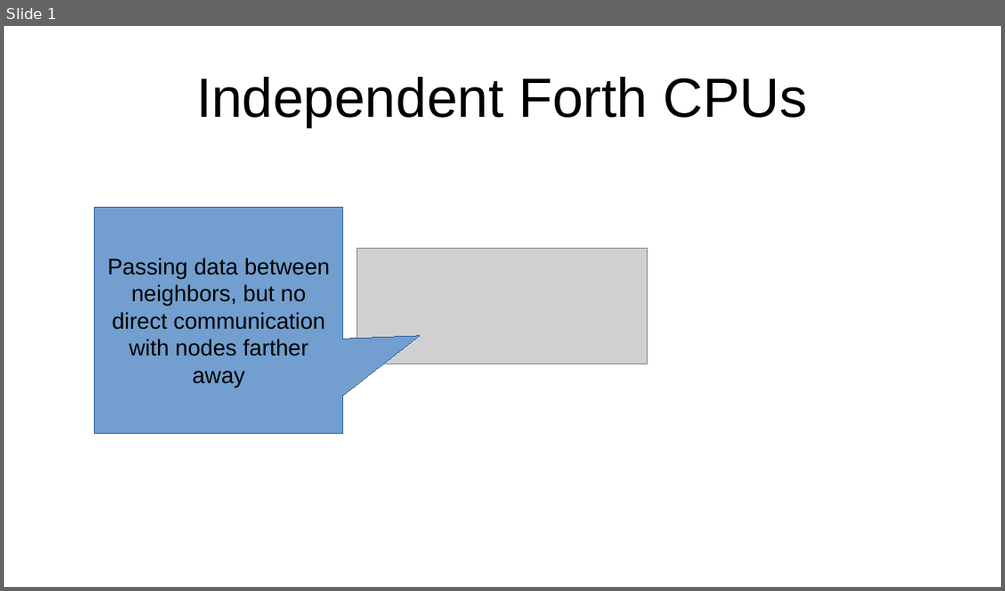
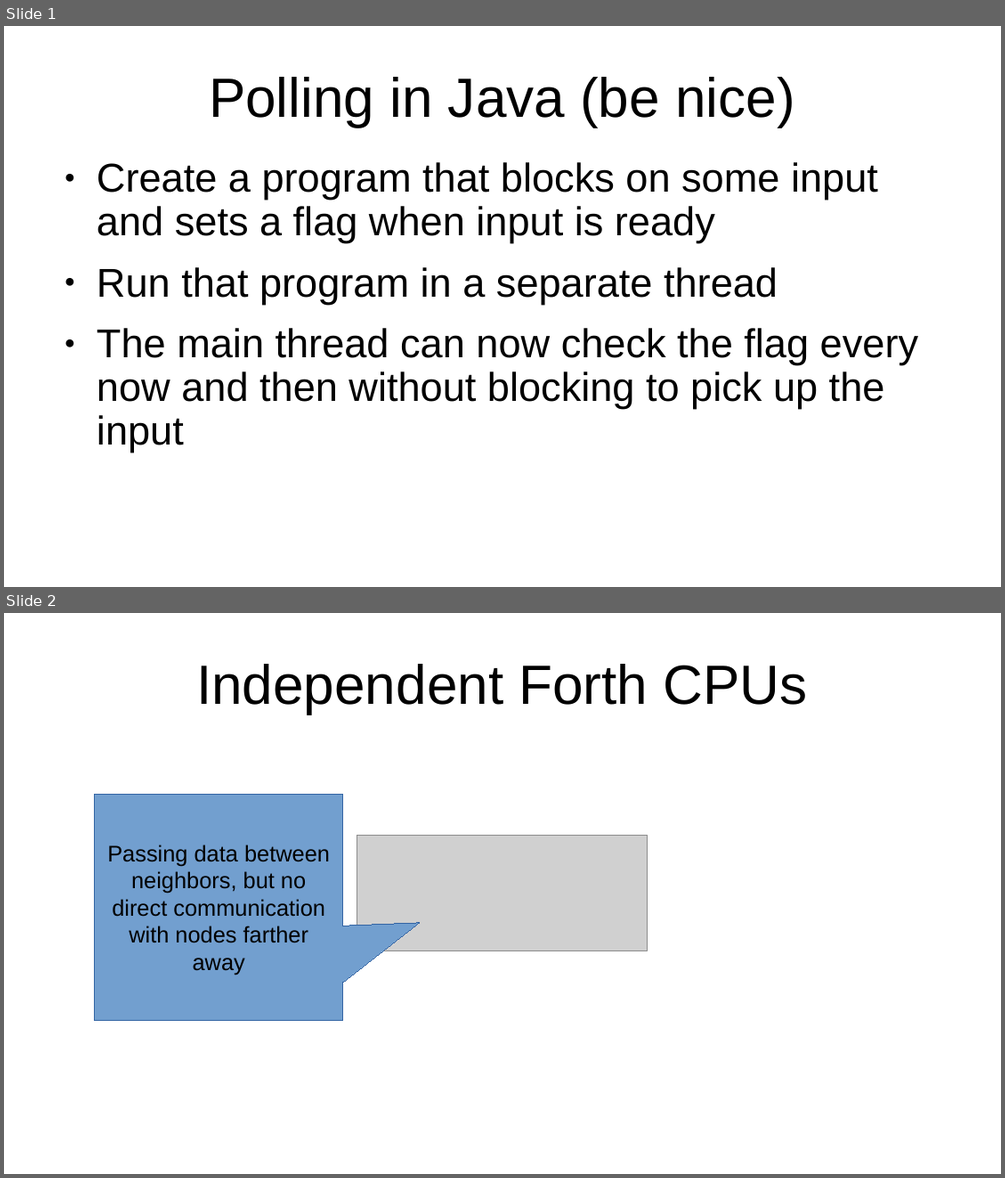
Before and after one commit to turnimator/TP-Forth, a slide deck: Doc/Presentation.odp. Shown one above the other, each under a label of ours: slide 1 before the commit, slides 1 and 2 after it. The pictures are 1005x591 and 1005x1178 pixels, drawn with LibreOffice and Linux fonts; fonts in the diff are those of the drawing; grey boxes stand for pictures. Boxes give left, top, right and bottom in pixels: in the first picture for what was removed or moved away, otherwise in the second. Text is boxed around its words. In the diff, an @@ line names an element or a change of style, - is before the commit and + after.

```diff
--- a/Doc/Presentation.odp
+++ b/Doc/Presentation.odp
@@ slide 1 added at (4,26,1001,587), background #FFFFFF @@
@@ title added at (209,77,795,127), 44 pt, text #000000 @@
+Polling in Java (be nice)
@@ text added at (97,162,918,452), 32 pt, text #000000 @@
+● Create a program that blocks on some input and sets a flag when input is ready
+● Run that program in a separate thread
+● The main thread can now check the flag every now and then without blocking to pick up the input
@@ what was slide 1 is now slide 2 @@
```
Also in this commit, not shown: 4 slides changed, 7 other files.
